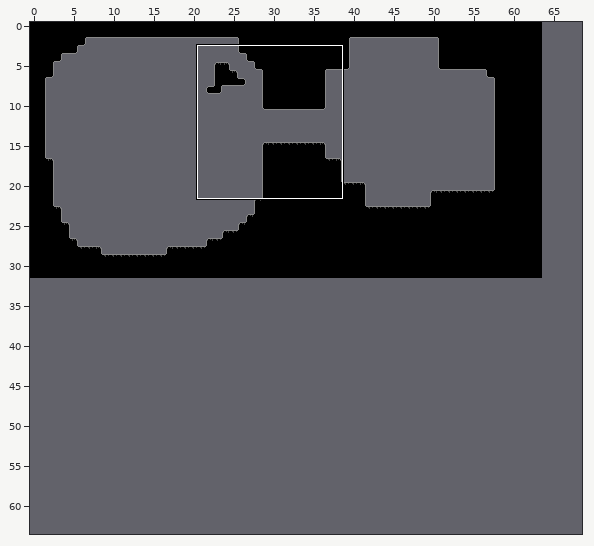
Two states of a Tiled map (JSON), maps/map.json. Above: a wide view before the commit, with the close-up outlined.
Close-up. Before:
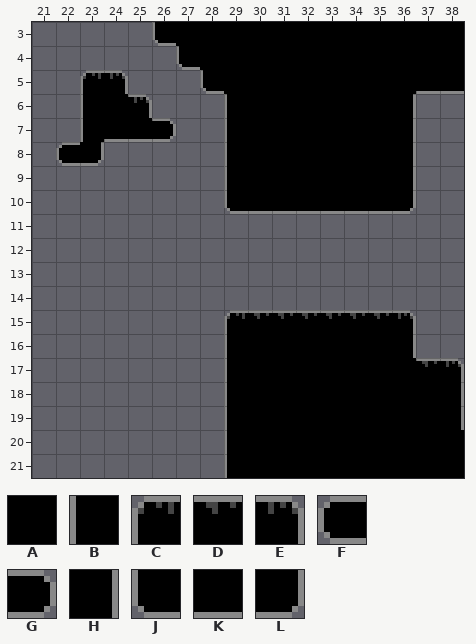
Cells are 8x8 px. Shown: x 21..38, y 3..21. The commit also changed other parts of the map, which this record leaves out.
Key: from "tileset": A 0, B 1, C 2, D 3, E 4, F 6, G 7, H 9, J 10, K 11, L 12.
_ is an empty cell.
Layer "Capa de patrones 1" before, first column x 21:
 3 _____JAAAAAAAAAAAA
 4 ______JAAAAAAAAAAA
 5 __CE___JAAAAAAAAKK
 6 __BAE___BAAAAAAH__
 7 __BKKG__BAAAAAAH__
 8 _FL_____BAAAAAAH__
 9 ________BAAAAAAH__
10 ________JKKKKKKL__
11 __________________
12 __________________
13 __________________
14 __________________
15 ________CDDDDDDE__
16 ________BAAAAAAH__
17 ________BAAAAAAADE
18 ________BAAAAAAAAH
19 ________BAAAAAAAAH
20 ________BAAAAAAAAA
21 ________BAAAAAAAAA
Now the later version:
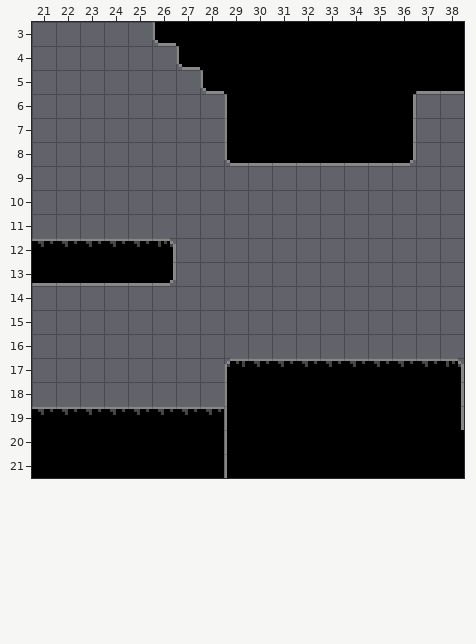
What changed:
{"where": "layer \"Capa de patrones 1\""}
{"y":5,"x":23,"old":"CE","new":"__"}
{"y":6,"x":23,"old":"BAE","new":"___"}
{"y":7,"x":23,"old":"BKKG","new":"____"}
{"y":8,"x":22,"old":"FL","new":"__"}
{"y":8,"x":29,"old":"BAAAAAAH","new":"JKKKKKKL"}
{"y":9,"x":29,"old":"BAAAAAAH","new":"________"}
{"y":10,"x":29,"old":"JKKKKKKL","new":"________"}
{"y":12,"x":21,"old":"______","new":"DDDDDE"}
{"y":13,"x":21,"old":"______","new":"KKKKKL"}
{"y":15,"x":29,"old":"CDDDDDDE","new":"________"}
{"y":16,"x":29,"old":"BAAAAAAH","new":"________"}
{"y":17,"x":29,"old":"BAAAAAAA","new":"CDDDDDDD"}
{"y":19,"x":21,"old":"________","new":"DDDDDDDD"}
{"y":20,"x":21,"old":"________","new":"AAAAAAAA"}
{"y":21,"x":21,"old":"________","new":"AAAAAAAA"}
